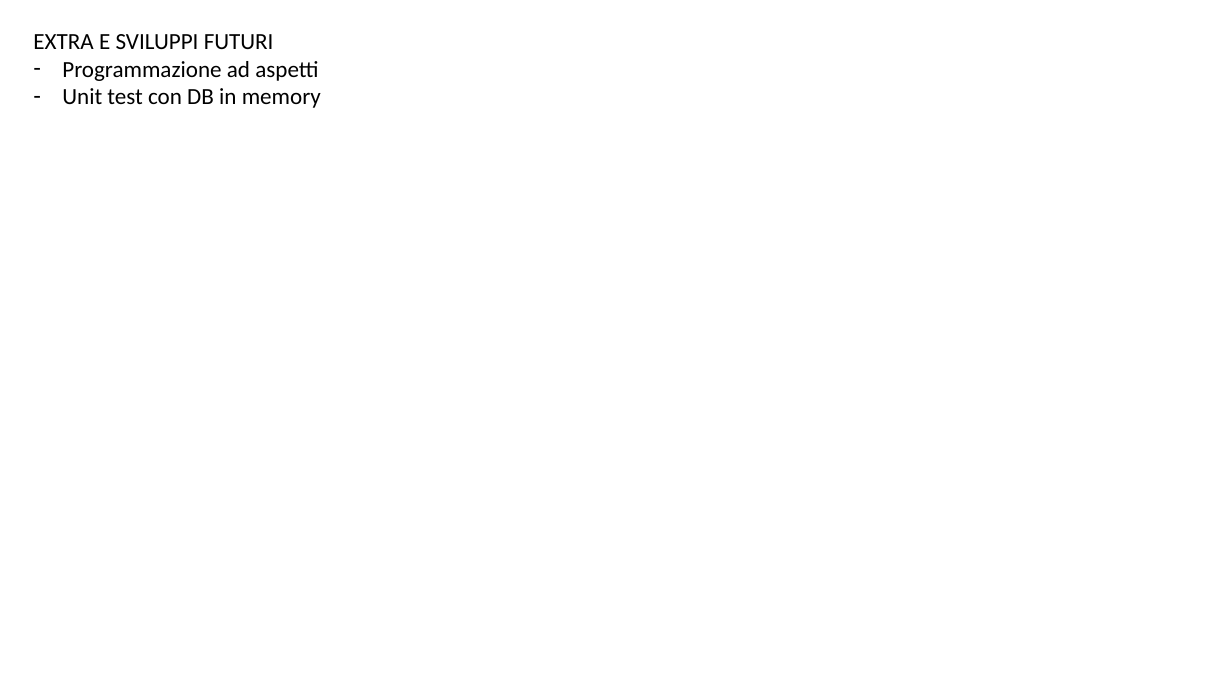
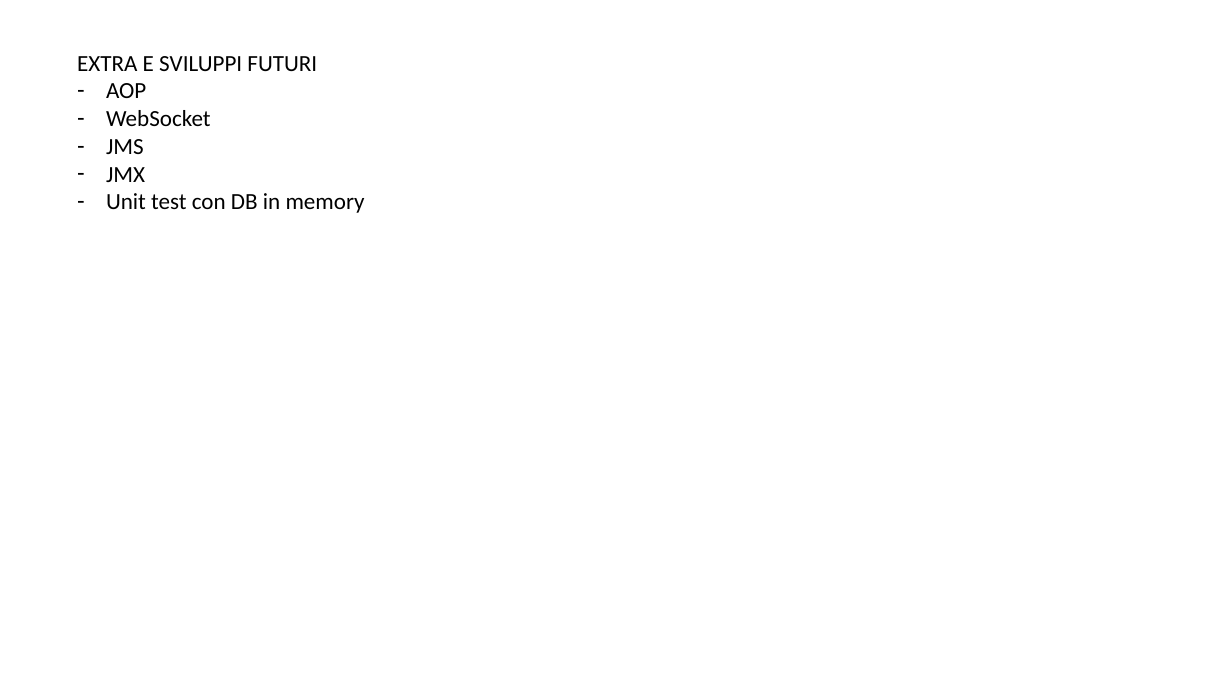
Before and after one commit to SimoneCas/java, a slide deck: slide 39 of SpringSample/Spring.pptx (slide 33 before the commit). Drawn at 1232x693 pixels with LibreOffice and Linux fonts; fonts in the diff are those of the drawing. Boxes give left, top, right and bottom in pixels: in the first picture for what was removed or moved away, otherwise in the second. Text is boxed around its words. In the diff, an @@ line names an element or a change of style, - is before the commit and + after.

```diff
--- a/SpringSample/Spring.pptx
+++ b/SpringSample/Spring.pptx
@@ text "EXTRA E SVILUPPI FUTURI": place and size @@
-text "EXTRA E SVILUPPI FUTURI" at bbox=[33, 34, 321, 108]
+text "EXTRA E SVILUPPI FUTURI" at bbox=[77, 56, 365, 213]
@@ text at bbox=[106, 83, 211, 182]: text changed @@
-– Programmazione ad aspetti
+– AOP
+– WebSocket
+– JMS
+– JMX
```
Also in this commit, not shown: 1 other slide changed, 6 slides added, 7 other files.
